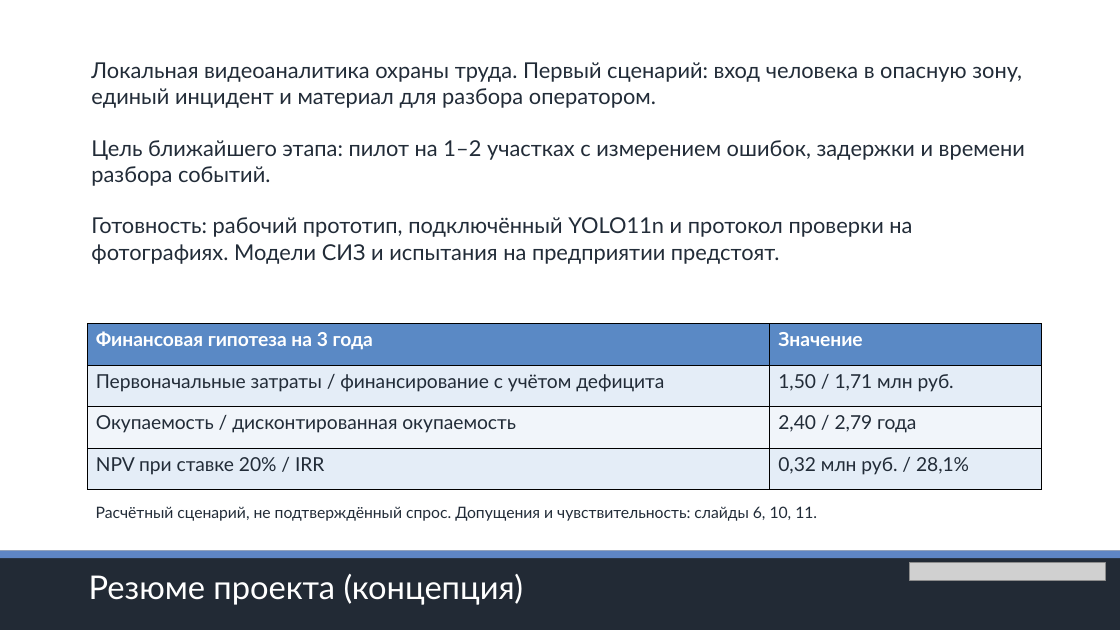
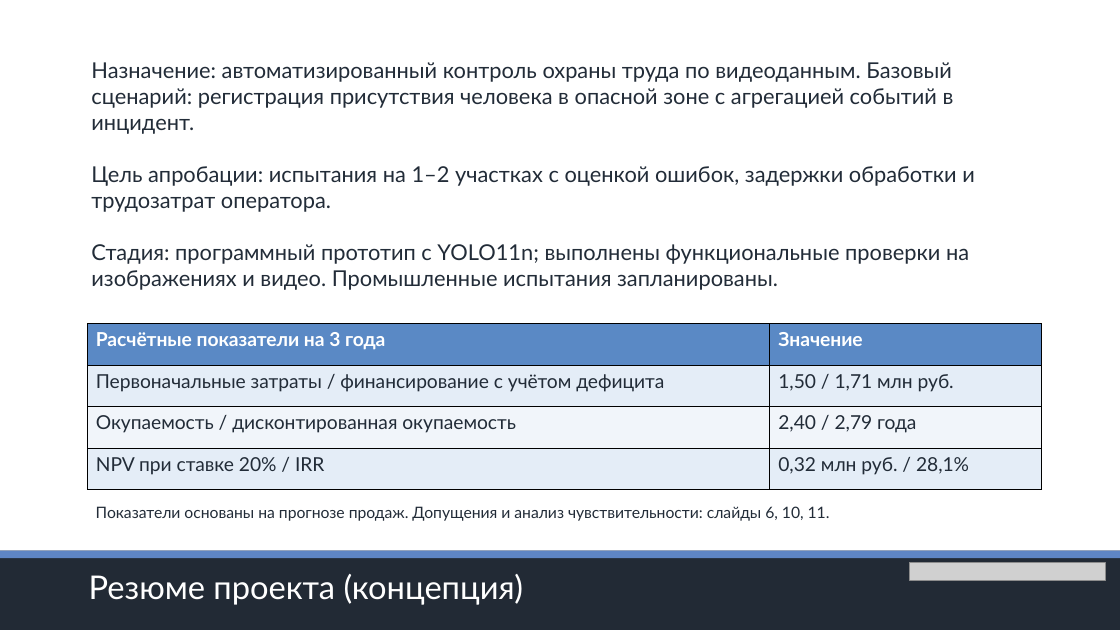
Before and after one commit to youngboy04/hse-ai-video, a slide deck: slide 2 of submission/HSE_AI_Video.pptx. Drawn at 1120x630 pixels with LibreOffice and Linux fonts; fonts in the diff are those of the drawing; grey boxes stand for pictures. Boxes give left, top, right and bottom in pixels: in the first picture for what was removed or moved away, otherwise in the second. Text is boxed around its words. In the diff, an @@ line names an element or a change of style, - is before the commit and + after.

```diff
--- a/submission/HSE_AI_Video.pptx
+++ b/submission/HSE_AI_Video.pptx
@@ text at (91, 62, 975, 290): text changed @@
-Локальная видеоаналитика охраны труда. Первый сценарий: вход человека в опасную зону, единый инцидент и материал для разбора оператором.
-Цель ближайшего этапа: пилот на 1–2 участках с измерением ошибок, задержки и времени разбора событий.
-Готовность: рабочий прототип, подключённый YOLO11n и протокол проверки на фотографиях. Модели СИЗ и испытания на предприятии предстоят.
+Назначение: автоматизированный контроль охраны труда по видеоданным. Базовый сценарий: регистрация присутствия человека в опасной зоне с агрегацией событий в инцидент.
+Цель апробации: испытания на 1–2 участках с оценкой ошибок, задержки обработки и трудозатрат оператора.
+Стадия: программный прототип с YOLO11n; выполнены функциональные проверки на изображениях и видео. Промышленные испытания запланированы.
@@ table at (87, 323, 1041, 490) @@
-row 1, column 1: Финансовая гипотеза на 3 года
+row 1, column 1: Расчётные показатели на 3 года
@@ text at (96, 506, 830, 521): text changed @@
-Расчётный сценарий, не подтверждённый спрос. Допущения и чувствительность: слайды 6, 10, 11.
+Показатели основаны на прогнозе продаж. Допущения и анализ чувствительности: слайды 6, 10, 11.
```
Also in this commit, not shown: 13 other slides changed, 4 other files.
